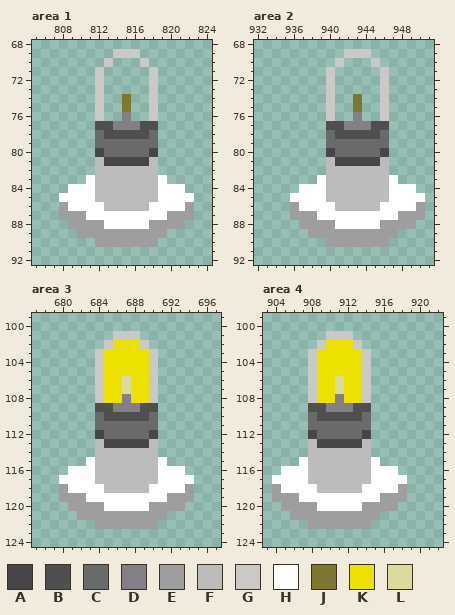
Pixel-art file, stored at electricoon/Graphics/tiles.aseprite. Above, as it was before the edit.
1024x768 pixels, 1 frame. Colours within 5 levels of each other are drawn and written as one. Shown: area 1: x 805..824, y 68..92; area 2: x 932..951, y 68..92; area 3: x 677..697, y 99..124; area 4: x 903..922, y 99..124. The commit also changed other parts of the picture, which this record leaves out.
Visible layers, top first: "Layer 3", "Layer 2", "Layer 1".
Palette (. is transparent): A #484549  B #4f4f4f  C #696a6a  D #847e87  E #9e9e9e  F #bcbcbc  G #cbc8c8  H #ffffff  J #7c7832  K #ece100  L #dddaa0
Pixels before, area 1, first column x 808:
69 ......GGG......
70 .....G...G.....
71 ....G.....G....
72 ....G.....G....
73 ....G.....G....
74 ....G..J..G....
75 ....G..J..G....
76 ....G..D..G....
77 ....BBDDDBB....
78 ....CBBBBBC....
79 ....CCCCCCC....
80 ....ACCCCCA....
81 ....FAAAAAF....
82 ....FFFFFFF....
83 ...HFFFFFFFH...
84 .HHHFFFFFFFHHH.
85 HHHHFFFFFFFHHHH
86 EHHHHFFFFFHHHHE
87 EEEHHHHHHHHHEEE
88 .EEEEHHHHHEEEE.
89 ..EEEEEEEEEE...
90 ....EEEEEEE....
Pixels before, area 2, first column x 936:
69 ......GGG......
70 .....G...G.....
71 ....G.....G....
72 ....G.....G....
73 ....G.....G....
74 ....G..J..G....
75 ....G..J..G....
76 ....G..D..G....
77 ....BBDDDBB....
78 ....CBBBBBC....
79 ....CCCCCCC....
80 ....ACCCCCA....
81 ....FAAAAAF....
82 ....FFFFFFF....
83 ...HFFFFFFFH...
84 .HHHFFFFFFFHHH.
85 HHHHFFFFFFFHHHH
86 EHHHHFFFFFHHHHE
87 EEEHHHHHHHHHEEE
88 .EEEEHHHHHEEEE.
89 ..EEEEEEEEEE...
90 ....EEEEEEE....
Pixels before, area 3, first column x 680:
101 ......GGG......
102 .....GKKKG.....
103 ....GKKKKKG....
104 ....GKKKKKG....
105 ....GKKKKKG....
106 ....GKKLKKG....
107 ....GKKLKKG....
108 ....GKKDKKG....
109 ....BBDDDBB....
110 ....CBBBBBC....
111 ....CCCCCCC....
112 ....ACCCCCA....
113 ....FAAAAAF....
114 ....FFFFFFF....
115 ...HFFFFFFFH...
116 .HHHFFFFFFFHHH.
117 HHHHFFFFFFFHHHH
118 EHHHHFFFFFHHHHE
119 EEEHHHHHHHHHEEE
120 .EEEEHHHHHEEEE.
121 ..EEEEEEEEEE...
122 ....EEEEEEE....
Pixels before, area 4, first column x 904:
101 ......GGG......
102 .....GKKKG.....
103 ....GKKKKKG....
104 ....GKKKKKG....
105 ....GKKKKKG....
106 ....GKKLKKG....
107 ....GKKLKKG....
108 ....GKKDKKG....
109 ....BBDDDBB....
110 ....CBBBBBC....
111 ....CCCCCCC....
112 ....ACCCCCA....
113 ....FAAAAAF....
114 ....FFFFFFF....
115 ...HFFFFFFFH...
116 .HHHFFFFFFFHHH.
117 HHHHFFFFFFFHHHH
118 EHHHHFFFFFHHHHE
119 EEEHHHHHHHHHEEE
120 .EEEEHHHHHEEEE.
121 ..EEEEEEEEEE...
122 ....EEEEEEE....
Once edited:
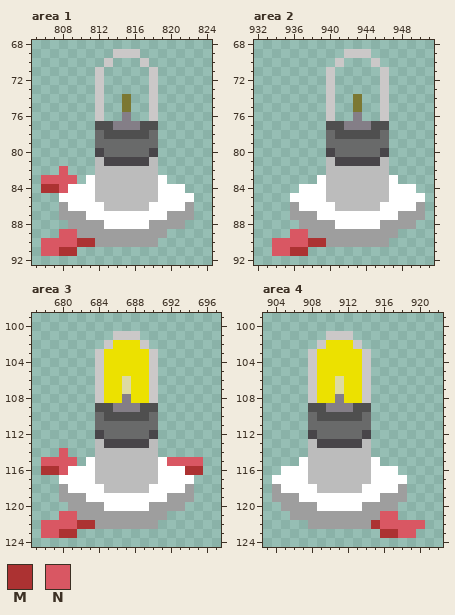
Colours new in this view: M #ac3232  N #d95763
Difference:
Area 1, layer "Layer 2":
The author put colour M in row 84 at x 806 to 807; in row 90 at x 810 to 811; in row 91 at x 808 to 809.
The author put colour N in row 82 at x 808; in row 83 at x 806 to 809; in row 84 at x 808; in row 89 at x 808 to 809; in row 90 at x 806 to 809; in row 91 at x 806 to 807.
Area 2, layer "Layer 2":
The author put colour M in row 90 at x 938 to 939; in row 91 at x 936 to 937.
The author put colour N in row 89 at x 936 to 937; in row 90 at x 934 to 937; in row 91 at x 934 to 935.
Area 3, layer "Layer 2":
The author put colour M in row 116 at x 678 to 679 and 694 to 695; in row 122 at x 682 to 683; in row 123 at x 680 to 681.
The author put colour N in row 114 at x 680; in row 115 at x 678 to 681 and 692 to 695; in row 116 at x 680; in row 121 at x 680 to 681; in row 122 at x 678 to 681; in row 123 at x 678 to 679.
Area 4, layer "Layer 2":
The author put colour M in row 122 at x 915; in row 123 at x 916 to 917.
The author put colour N in row 121 at x 916 to 917; in row 122 at x 916 to 920; in row 123 at x 918 to 919.
